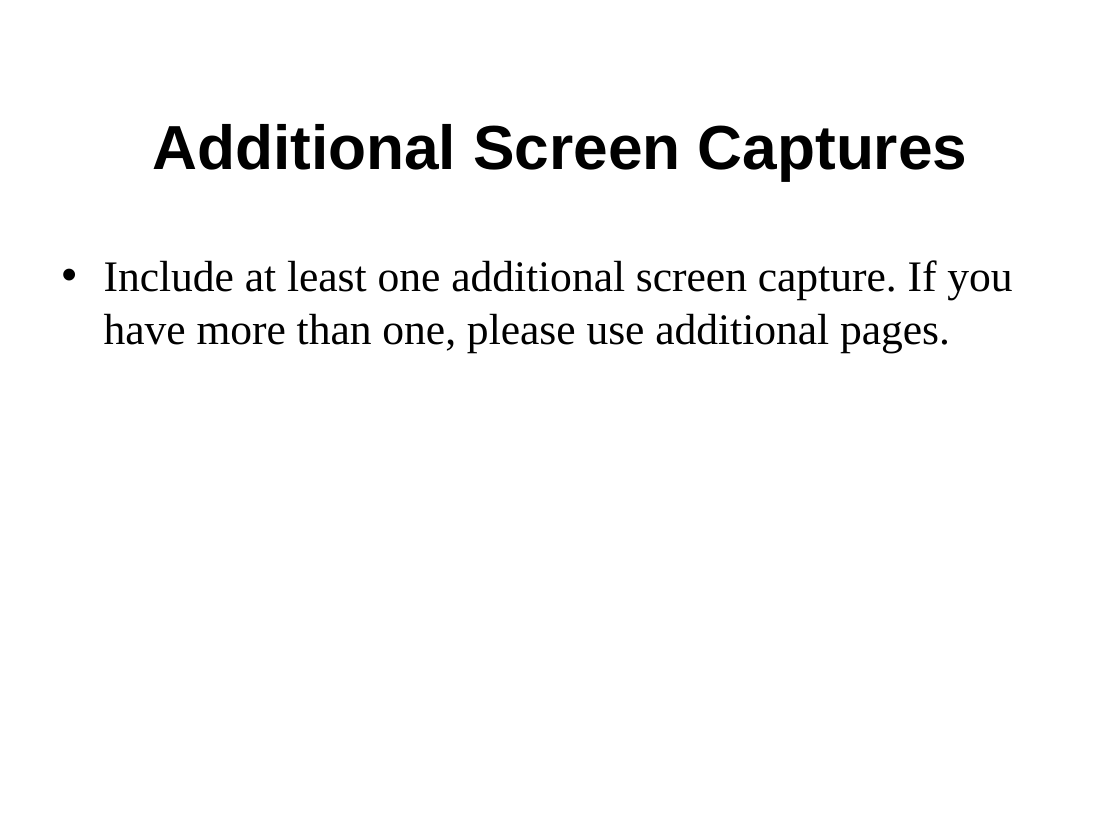
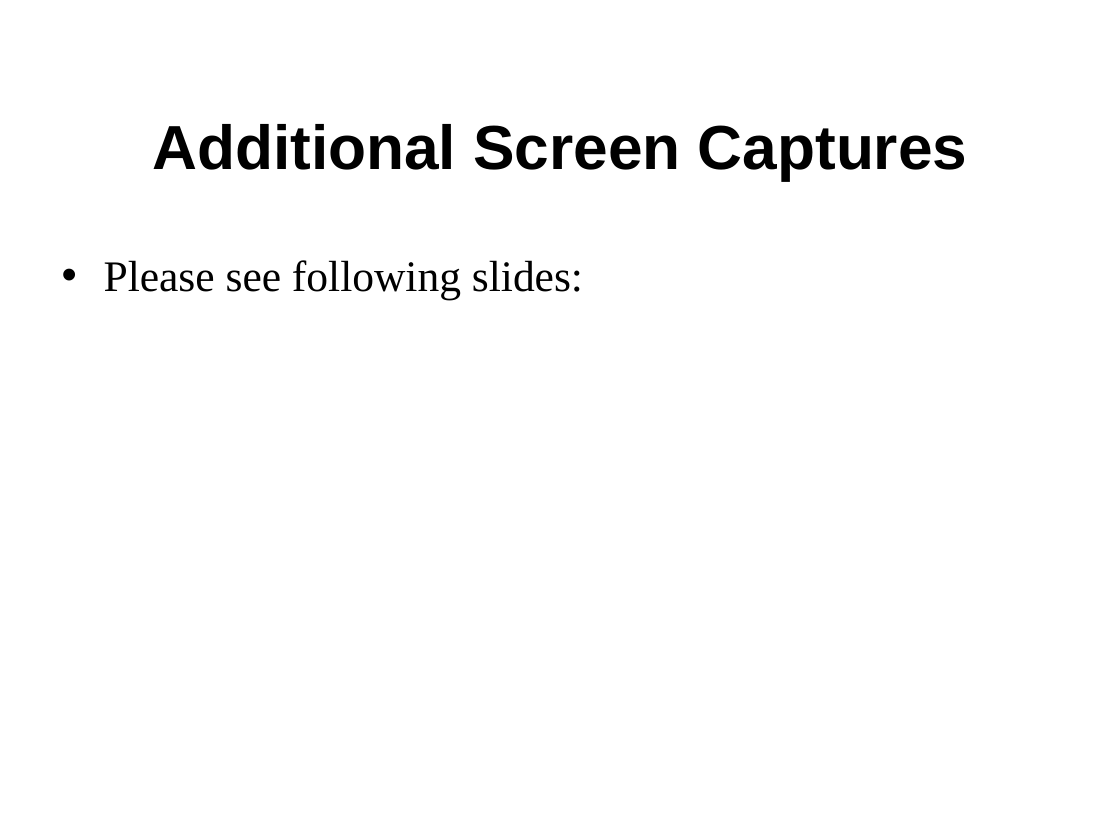
Before and after one commit to Horizonistic/CSCI230-Final-Project, a slide deck: slide 8 of FinalProjectPresentation—Larson+Grigoriadis.pptx. Drawn at 1120x840 pixels with LibreOffice and Linux fonts; fonts in the diff are those of the drawing. Boxes give left, top, right and bottom in pixels: in the first picture for what was removed or moved away, otherwise in the second. Text is boxed around its words. In the diff, an @@ line names an element or a change of style, - is before the commit and + after.

```diff
--- a/FinalProjectPresentation—Larson+Grigoriadis.pptx
+++ b/FinalProjectPresentation—Larson+Grigoriadis.pptx
@@ text at box(104, 260, 583, 300): text changed @@
-• Include at least one additional screen capture. If you have more than one, please use additional pages.
+• Please see following slides:
```
Also in this commit, not shown: 5 other slides changed, 2 slides added, 1 other file.
